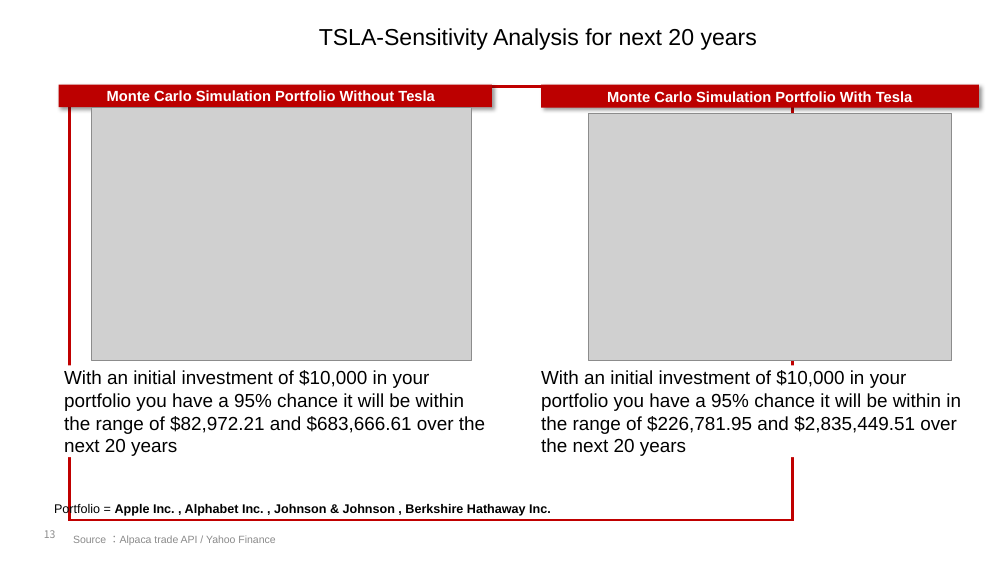
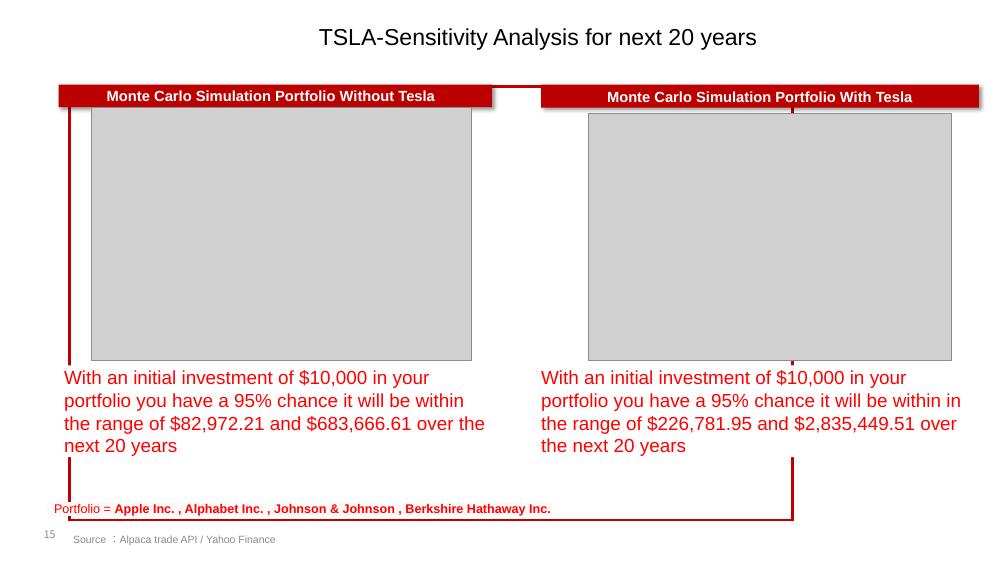
Before and after one commit to shonaqvi/Your-Next-Investment-, a slide deck: slide 15 of Slide_Template/TSLA deck.pptx (slide 13 before the commit). Drawn at 1008x567 pixels with LibreOffice and Linux fonts; fonts in the diff are those of the drawing; grey boxes stand for pictures; background and template pictures are left out. Boxes give left, top, right and bottom in pixels: in the first picture for what was removed or moved away, otherwise in the second. Text is boxed around its words. In the diff, an @@ line names an element or a change of style, - is before the commit and + after.

```diff
--- a/Slide_Template/TSLA deck.pptx
+++ b/Slide_Template/TSLA deck.pptx
@@ text "With an initial investment of ..." at [64, 370, 485, 456]: text colour #000000 to #FF0000 @@
@@ text "With an initial investment of ..." at [541, 370, 961, 456]: text colour #000000 to #FF0000 @@
@@ text "Portfolio = Apple Inc. , ..." at [54, 504, 551, 516]: text colour #000000 to #FF0000, highlight none to #FEFAFA @@
```
Also in this commit, not shown: 9 other slides changed, 5 slides added, 2 slides removed, 4 other files.
